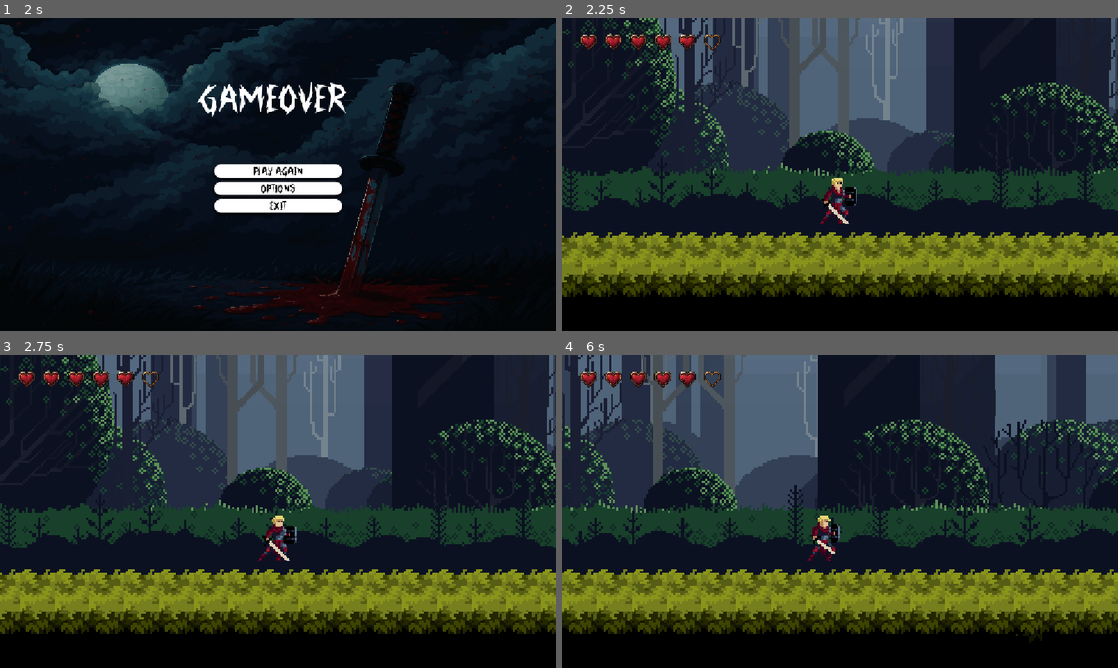
Above: before the commit, frames 1-4 (two rows, left to right).
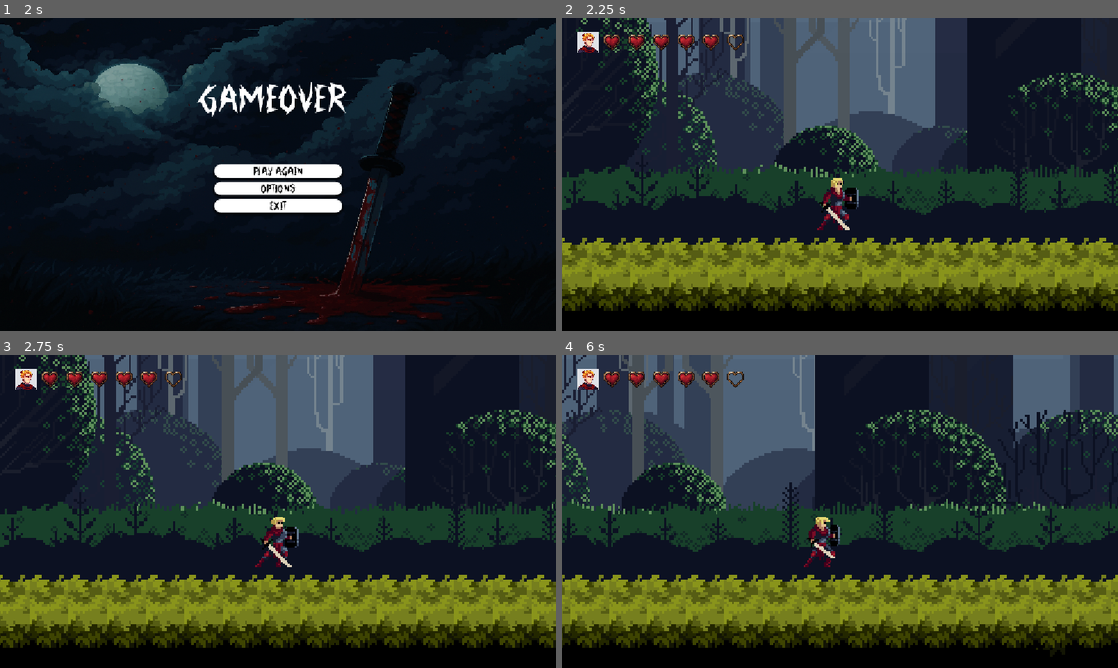
Above: after the commit, the same moments.

Repository: lmitsuol/UNISOULS
Game: Godot game, scene res://Menu/gameover.tscn
The game is run twice, just before and just after one commit, with the same random seed, the same clock (stepped at 60 frames per second) and the same inputs. This scene is started directly instead of the project's main scene.
Inputs:
- Up to frame 1 (2 s): click "Options" at 0.5 s; click "Back" at 1.25 s
- Up to frame 2 (2.25 s): click "Play Again" at 2 s
- Up to frame 3 (2.75 s): no input
- Up to frame 4 (6 s): hold Right (ui_right) 2.78-4.28 s; tap X (Atacar) every 0.75 s from 2.85 to 5.85 s; tap Up (ui_up) at 3.02, 3.77, 5.27 s; hold Left (ui_left) 4.28-5.03 s; hold Right (ui_right) from 5.03 s (still down)

Frame 1 is identical in both runs. In frame 2, 30% of the frame differs, in the area x 0-100%, y 0-94%; in frame 3, 30%; in frame 4, 33%, in the area x 0-100%, y 0-95%.

Commit message:
Add caveportal
adicionado um portal para atravessar da floresta para a caverna, outras leves mudanças foram feitas na cena da caverna.

Diff:
--- a/uni-souls-main/HUD/hud.tscn
+++ b/uni-souls-main/HUD/hud.tscn
@@ -1,22 +1,33 @@
-[gd_scene load_steps=4 format=3 uid="uid://dhwmgyg8qkbss"]
+[gd_scene load_steps=5 format=3 uid="uid://dhwmgyg8qkbss"]
 
 [ext_resource type="Texture2D" uid="uid://c01j2mlqrtco1" path="res://assets/HUD/heart-full.png" id="1_mi5n8"]
 [ext_resource type="Script" uid="uid://b8sacf0dq6y0g" path="res://HUD/hud.gd" id="1_yu8mg"]
 [ext_resource type="Texture2D" uid="uid://bl4ki8ooded1w" path="res://assets/HUD/heart-empty.png" id="2_yu8mg"]
+[ext_resource type="Texture2D" uid="uid://cvsmnd1pkeqrw" path="res://assets/HUD/aurion-portrait.png" id="4_jvmdh"]
 
 [node name="HUD" type="CanvasLayer"]
 script = ExtResource("1_yu8mg")
 
 [node name="HeartsFull" type="TextureRect" parent="."]
-offset_right = 5120.0
+offset_left = 47.999996
+offset_right = 5168.0
 offset_bottom = 1024.0
 scale = Vector2(0.05, 0.05)
 texture = ExtResource("1_mi5n8")
 stretch_mode = 1
 
 [node name="HeartsEmpty" type="TextureRect" parent="."]
-offset_right = 5120.0
+offset_left = 47.999996
+offset_right = 5168.0
 offset_bottom = 1024.0
 scale = Vector2(0.05, 0.05)
 texture = ExtResource("2_yu8mg")
 stretch_mode = 1
+
+[node name="TextureRect" type="TextureRect" parent="."]
+offset_left = 1.9999999
+offset_top = 2.9999998
+offset_right = 1502.0
+offset_bottom = 1503.0
+scale = Vector2(0.03, 0.03)
+texture = ExtResource("4_jvmdh")
--- a/uni-souls-main/HUD/lives_gui.gd
+++ /dev/null
@@ -1,4 +0,0 @@
-extends CanvasLayer
-
-func _process(delta: float) -> void:
-	$Label.text = "Lives: " + str(Global.player_lives)
--- a/uni-souls-main/HUD/lives_gui.tscn
+++ /dev/null
@@ -1,13 +0,0 @@
-[gd_scene load_steps=2 format=3 uid="uid://bm162q0x76dii"]
-
-[ext_resource type="Script" uid="uid://dnkxc2ymkjppu" path="res://HUD/lives_gui.gd" id="1_ffk1n"]
-
-[node name="Lives_GUI" type="CanvasLayer"]
-script = ExtResource("1_ffk1n")
-
-[node name="Label" type="Label" parent="."]
-offset_left = 15.0
-offset_top = 15.0
-offset_right = 59.0
-offset_bottom = 38.0
-text = "Lives: "
--- a/uni-souls-main/Menu/gameover.gd
+++ b/uni-souls-main/Menu/gameover.gd
@@ -12,6 +12,7 @@
 	options.visible = false
 
 func _on_playagain_pressed() -> void:
+	Global.player_lives = 5
 	get_tree().change_scene_to_file("res://scenes/game.tscn")
 
 func _on_options_pressed() -> void:
--- a/uni-souls-main/Menu/gameover.tscn
+++ b/uni-souls-main/Menu/gameover.tscn
@@ -11,7 +11,23 @@
 texture = ExtResource("2_r4hdr")
 modulate_color = Color(0.637843, 0.637843, 0.637843, 1)
 
-[sub_resource type="StyleBoxEmpty" id="StyleBoxEmpty_36pc6"]
+[sub_resource type="StyleBoxFlat" id="StyleBoxFlat_ymaco"]
+bg_color = Color(1, 1, 1, 1)
+corner_radius_top_left = 16
+corner_radius_top_right = 16
+corner_radius_bottom_right = 16
+corner_radius_bottom_left = 16
+shadow_size = 5
+shadow_offset = Vector2(0, 3.41)
+
+[sub_resource type="StyleBoxFlat" id="StyleBoxFlat_m3gxu"]
+bg_color = Color(0.0846899, 0.0846899, 0.0846899, 1)
+corner_radius_top_left = 16
+corner_radius_top_right = 16
+corner_radius_bottom_right = 16
+corner_radius_bottom_left = 16
+shadow_size = 5
+shadow_offset = Vector2(0, 3.41)
 
 [sub_resource type="StyleBoxFlat" id="StyleBoxFlat_r16jb"]
 bg_color = Color(0.362829, 0.36283, 0.362829, 1)
@@ -22,7 +38,18 @@
 shadow_size = 5
 shadow_offset = Vector2(0, 3.41)
 
-[sub_resource type="StyleBoxFlat" id="StyleBoxFlat_m3gxu"]
+[sub_resource type="StyleBoxEmpty" id="StyleBoxEmpty_36pc6"]
+
+[sub_resource type="StyleBoxFlat" id="StyleBoxFlat_0dclu"]
+bg_color = Color(1, 1, 1, 1)
+corner_radius_top_left = 16
+corner_radius_top_right = 16
+corner_radius_bottom_right = 16
+corner_radius_bottom_left = 16
+shadow_size = 5
+shadow_offset = Vector2(0, 3.41)
+
+[sub_resource type="StyleBoxFlat" id="StyleBoxFlat_11fm4"]
 bg_color = Color(0.0846899, 0.0846899, 0.0846899, 1)
 corner_radius_top_left = 16
 corner_radius_top_right = 16
@@ -30,17 +57,6 @@
 corner_radius_bottom_left = 16
 shadow_size = 5
 shadow_offset = Vector2(0, 3.41)
-
-[sub_resource type="StyleBoxFlat" id="StyleBoxFlat_ymaco"]
-bg_color = Color(1, 1, 1, 1)
-corner_radius_top_left = 16
-corner_radius_top_right = 16
-corner_radius_bottom_right = 16
-corner_radius_bottom_left = 16
-shadow_size = 5
-shadow_offset = Vector2(0, 3.41)
-
-[sub_resource type="StyleBoxEmpty" id="StyleBoxEmpty_4f0kn"]
 
 [sub_resource type="StyleBoxFlat" id="StyleBoxFlat_xvbhf"]
 bg_color = Color(0.362829, 0.36283, 0.362829, 1)
@@ -51,23 +67,7 @@
 shadow_size = 5
 shadow_offset = Vector2(0, 3.41)
 
-[sub_resource type="StyleBoxFlat" id="StyleBoxFlat_11fm4"]
-bg_color = Color(0.0846899, 0.0846899, 0.0846899, 1)
-corner_radius_top_left = 16
-corner_radius_top_right = 16
-corner_radius_bottom_right = 16
-corner_radius_bottom_left = 16
-shadow_size = 5
-shadow_offset = Vector2(0, 3.41)
-
-[sub_resource type="StyleBoxFlat" id="StyleBoxFlat_0dclu"]
-bg_color = Color(1, 1, 1, 1)
-corner_radius_top_left = 16
-corner_radius_top_right = 16
-corner_radius_bottom_right = 16
-corner_radius_bottom_left = 16
-shadow_size = 5
-shadow_offset = Vector2(0, 3.41)
+[sub_resource type="StyleBoxEmpty" id="StyleBoxEmpty_4f0kn"]
 
 [sub_resource type="StyleBoxLine" id="StyleBoxLine_k125p"]
 color = Color(1, 1, 1, 1)
@@ -114,46 +114,46 @@
 [node name="Button" type="Button" parent="MainButtons"]
 layout_mode = 2
 size_flags_vertical = 3
-theme_override_colors/font_hover_color = Color(0, 0, 0, 1)
-theme_override_colors/font_color = Color(0, 0, 0, 1)
-theme_override_colors/font_focus_color = Color(0, 0, 0, 1)
-theme_override_colors/font_pressed_color = Color(0, 0, 0, 1)
-theme_override_fonts/font = ExtResource("2_283ng")
-theme_override_font_sizes/font_size = 24
+theme_override_colors/font_color = Color(0, 0, 0, 1)
+theme_override_colors/font_focus_color = Color(0, 0, 0, 1)
+theme_override_colors/font_pressed_color = Color(0, 0, 0, 1)
+theme_override_colors/font_hover_color = Color(0, 0, 0, 1)
+theme_override_fonts/font = ExtResource("2_283ng")
+theme_override_font_sizes/font_size = 24
+theme_override_styles/normal = SubResource("StyleBoxFlat_ymaco")
+theme_override_styles/pressed = SubResource("StyleBoxFlat_m3gxu")
+theme_override_styles/hover = SubResource("StyleBoxFlat_r16jb")
 theme_override_styles/focus = SubResource("StyleBoxEmpty_36pc6")
+text = "Play Again"
+
+[node name="Button2" type="Button" parent="MainButtons"]
+layout_mode = 2
+size_flags_vertical = 3
+theme_override_colors/font_color = Color(0, 0, 0, 1)
+theme_override_colors/font_focus_color = Color(0, 0, 0, 1)
+theme_override_colors/font_pressed_color = Color(0, 0, 0, 1)
+theme_override_colors/font_hover_color = Color(0, 0, 0, 1)
+theme_override_fonts/font = ExtResource("2_283ng")
+theme_override_font_sizes/font_size = 24
+theme_override_styles/normal = SubResource("StyleBoxFlat_ymaco")
+theme_override_styles/pressed = SubResource("StyleBoxFlat_m3gxu")
 theme_override_styles/hover = SubResource("StyleBoxFlat_r16jb")
+theme_override_styles/focus = SubResource("StyleBoxEmpty_36pc6")
+text = "Options"
+
+[node name="Button3" type="Button" parent="MainButtons"]
+layout_mode = 2
+size_flags_vertical = 3
+theme_override_colors/font_color = Color(0, 0, 0, 1)
+theme_override_colors/font_focus_color = Color(0, 0, 0, 1)
+theme_override_colors/font_pressed_color = Color(0, 0, 0, 1)
+theme_override_colors/font_hover_color = Color(0, 0, 0, 1)
+theme_override_fonts/font = ExtResource("2_283ng")
+theme_override_font_sizes/font_size = 24
+theme_override_styles/normal = SubResource("StyleBoxFlat_ymaco")
 theme_override_styles/pressed = SubResource("StyleBoxFlat_m3gxu")
-theme_override_styles/normal = SubResource("StyleBoxFlat_ymaco")
-text = "Play Again"
-
-[node name="Button2" type="Button" parent="MainButtons"]
-layout_mode = 2
-size_flags_vertical = 3
-theme_override_colors/font_hover_color = Color(0, 0, 0, 1)
-theme_override_colors/font_color = Color(0, 0, 0, 1)
-theme_override_colors/font_focus_color = Color(0, 0, 0, 1)
-theme_override_colors/font_pressed_color = Color(0, 0, 0, 1)
-theme_override_fonts/font = ExtResource("2_283ng")
-theme_override_font_sizes/font_size = 24
+theme_override_styles/hover = SubResource("StyleBoxFlat_r16jb")
 theme_override_styles/focus = SubResource("StyleBoxEmpty_36pc6")
-theme_override_styles/hover = SubResource("StyleBoxFlat_r16jb")
-theme_override_styles/pressed = SubResource("StyleBoxFlat_m3gxu")
-theme_override_styles/normal = SubResource("StyleBoxFlat_ymaco")
-text = "Options"
-
-[node name="Button3" type="Button" parent="MainButtons"]
-layout_mode = 2
-size_flags_vertical = 3
-theme_override_colors/font_hover_color = Color(0, 0, 0, 1)
-theme_override_colors/font_color = Color(0, 0, 0, 1)
-theme_override_colors/font_focus_color = Color(0, 0, 0, 1)
-theme_override_colors/font_pressed_color = Color(0, 0, 0, 1)
-theme_override_fonts/font = ExtResource("2_283ng")
-theme_override_font_sizes/font_size = 24
-theme_override_styles/focus = SubResource("StyleBoxEmpty_36pc6")
-theme_override_styles/hover = SubResource("StyleBoxFlat_r16jb")
-theme_override_styles/pressed = SubResource("StyleBoxFlat_m3gxu")
-theme_override_styles/normal = SubResource("StyleBoxFlat_ymaco")
 text = "Exit"
 
 [node name="Label" type="Label" parent="."]
@@ -223,16 +223,16 @@
 offset_right = 303.5
 offset_bottom = 212.0
 size_flags_vertical = 3
-theme_override_colors/font_hover_color = Color(0, 0, 0, 1)
-theme_override_colors/font_color = Color(0, 0, 0, 1)
-theme_override_colors/font_focus_color = Color(0, 0, 0, 1)
-theme_override_colors/font_pressed_color = Color(0, 0, 0, 1)
-theme_override_fonts/font = ExtResource("2_283ng")
-theme_override_font_sizes/font_size = 24
+theme_override_colors/font_color = Color(0, 0, 0, 1)
+theme_override_colors/font_focus_color = Color(0, 0, 0, 1)
+theme_override_colors/font_pressed_color = Color(0, 0, 0, 1)
+theme_override_colors/font_hover_color = Color(0, 0, 0, 1)
+theme_override_fonts/font = ExtResource("2_283ng")
+theme_override_font_sizes/font_size = 24
+theme_override_styles/normal = SubResource("StyleBoxFlat_0dclu")
+theme_override_styles/pressed = SubResource("StyleBoxFlat_11fm4")
+theme_override_styles/hover = SubResource("StyleBoxFlat_xvbhf")
 theme_override_styles/focus = SubResource("StyleBoxEmpty_4f0kn")
-theme_override_styles/hover = SubResource("StyleBoxFlat_xvbhf")
-theme_override_styles/pressed = SubResource("StyleBoxFlat_11fm4")
-theme_override_styles/normal = SubResource("StyleBoxFlat_0dclu")
 text = "Back"
 
 [node name="VBoxContainer" type="VBoxContainer" parent="Options"]
--- a/uni-souls-main/Player/player.tscn
+++ b/uni-souls-main/Player/player.tscn
@@ -512,7 +512,7 @@
 
 [node name="Camera2D" type="Camera2D" parent="AnimatedSprite2D"]
 position = Vector2(4, -20)
-zoom = Vector2(4.5, 4.5)
+zoom = Vector2(5, 5)
 
 [node name="CollisionShape2D" type="CollisionShape2D" parent="."]
 position = Vector2(-1, -48)
--- a/uni-souls-main/caverna.tscn
+++ b/uni-souls-main/Scenes/cave.tscn
@@ -1,10 +1,13 @@
-[gd_scene load_steps=5 format=3 uid="uid://bytn08t4h0tr3"]
-
-[ext_resource type="Texture2D" uid="uid://3nebr6m235v2" path="res://assets/Final/Tiles.png" id="1_vquq6"]
-[ext_resource type="PackedScene" uid="uid://cgy672fe8b3n3" path="res://Player/player.tscn" id="2_incdu"]
+[gd_scene load_steps=8 format=3 uid="uid://bytn08t4h0tr3"]
+
+[ext_resource type="Texture2D" uid="uid://3nebr6m235v2" path="res://assets/Final/Tiles.png" id="1_02alt"]
+[ext_resource type="PackedScene" uid="uid://cgy672fe8b3n3" path="res://Player/player.tscn" id="2_3usej"]
+[ext_resource type="PackedScene" uid="uid://dhwmgyg8qkbss" path="res://HUD/hud.tscn" id="3_yfbkh"]
+[ext_resource type="PackedScene" uid="uid://dt8o0aa1jrcv1" path="res://Menu/pause_menu.tscn" id="4_g4geh"]
+[ext_resource type="PackedScene" uid="uid://bbs6yk65l2l6g" path="res://Enemies/enemy_wolf.tscn" id="5_g4geh"]
 
 [sub_resource type="TileSetAtlasSource" id="TileSetAtlasSource_incdu"]
-texture = ExtResource("1_vquq6")
+texture = ExtResource("1_02alt")
 2:1/0 = 0
 3:1/0 = 0
 4:1/0 = 0
@@ -391,12 +394,36 @@
 physics_layer_0/collision_layer = 1
 sources/0 = SubResource("TileSetAtlasSource_incdu")
 
-[node name="Caverna" type="Node2D"]
+[node name="Cave" type="Node2D"]
 
 [node name="TileMap" type="TileMap" parent="."]
 tile_set = SubResource("TileSet_sq6o7")
 format = 2
 layer_0/tile_data = PackedInt32Array(524280, 196608, 2, 524281, 196608, 2, 524282, 196608, 2, 524283, 196608, 2, 524284 …(21607 unchanged characters)…
 
-[node name="Player" parent="." instance=ExtResource("2_incdu")]
+[node name="Player" parent="." instance=ExtResource("2_3usej")]
 position = Vector2(1, 109)
+
+[node name="ColorRect" type="ColorRect" parent="."]
+show_behind_parent = true
+offset_left = -294.0
+offset_top = -1404.0
+offset_right = 2003.0
+offset_bottom = 383.0
+color = Color(0.12955844, 0.12955847, 0.12955844, 1)
+
+[node name="HUD" parent="." instance=ExtResource("3_yfbkh")]
+offset = Vector2(30, 25)
+transform = Transform2D(1, 0, 0, 1, 30, 25)
+
+[node name="Pause_menu" type="CanvasLayer" parent="."]
+
+[node name="Pause_menu" parent="Pause_menu" instance=ExtResource("4_g4geh")]
+offset_left = 6.0
+offset_right = 6.0
+
+[node name="Enemy-Wolf" parent="." instance=ExtResource("5_g4geh")]
+position = Vector2(1046, 20)
+
+[node name="Enemy-Wolf2" parent="." instance=ExtResource("5_g4geh")]
+position = Vector2(1656, -157)
--- /dev/null
+++ b/uni-souls-main/Scenes/caveportal.gd
@@ -0,0 +1,18 @@
+extends Area2D
+
+const PROXIMA_CENA = "res://scenes/cave.tscn"
+
+func _ready():
+	# Conecta o sinal body_entered para saber quando um corpo (o Player) entra
+	body_entered.connect(_on_body_entered)
+
+func _on_body_entered(body: Node2D):
+	# 1. Verifica se o corpo que entrou é o Player.
+	#    (Assumindo que o Player está no grupo "Player")
+	if body.is_in_group("Player"):
+		mudar_cena()
+
+func mudar_cena():
+	# A função que realmente carrega a nova cena
+	print("Entrando na caverna...")
+	get_tree().change_scene_to_file(PROXIMA_CENA)
--- a/uni-souls-main/main_menu.tscn
+++ /dev/null
@@ -1,258 +0,0 @@
-[gd_scene load_steps=14 format=3 uid="uid://di5av0dksnyli"]
-
-[ext_resource type="Script" path="res://main_menu.gd" id="1_fu7sn"]
-[ext_resource type="Texture2D" uid="uid://dj7yxe6ixs78a" path="res://assets/Final/Background_0.png" id="2_jix8l"]
-[ext_resource type="FontFile" uid="uid://cu1cumga6pjeb" path="res://Fonts/Broken Up.ttf" id="3_glbon"]
-[ext_resource type="AudioStream" path="res://Musica/Música para Unisouls.mp3" id="4_jix8l"]
-[ext_resource type="Script" path="res://audio_control.gd" id="5_glbon"]
-[ext_resource type="Script" path="res://fullscreen_control.gd" id="6_nlkkf"]
-
-[sub_resource type="StyleBoxTexture" id="StyleBoxTexture_nlkkf"]
-texture = ExtResource("2_jix8l")
-modulate_color = Color(0.6378432, 0.6378432, 0.63784313, 1)
-
-[sub_resource type="StyleBoxFlat" id="StyleBoxFlat_qe12f"]
-bg_color = Color(1, 1, 1, 1)
-corner_radius_top_left = 16
-corner_radius_top_right = 16
-corner_radius_bottom_right = 16
-corner_radius_bottom_left = 16
-shadow_size = 5
-shadow_offset = Vector2(0, 3.41)
-
-[sub_resource type="StyleBoxFlat" id="StyleBoxFlat_8qtwp"]
-bg_color = Color(0.08468992, 0.08468992, 0.08468992, 1)
-corner_radius_top_left = 16
-corner_radius_top_right = 16
-corner_radius_bottom_right = 16
-corner_radius_bottom_left = 16
-shadow_size = 5
-shadow_offset = Vector2(0, 3.41)
-
-[sub_resource type="StyleBoxFlat" id="StyleBoxFlat_dy7ct"]
-bg_color = Color(0.3628292, 0.36282957, 0.36282933, 1)
-corner_radius_top_left = 16
-corner_radius_top_right = 16
-corner_radius_bottom_right = 16
-corner_radius_bottom_left = 16
-shadow_size = 5
-shadow_offset = Vector2(0, 3.41)
-
-[sub_resource type="StyleBoxEmpty" id="StyleBoxEmpty_0o4t1"]
-
-[sub_resource type="StyleBoxLine" id="StyleBoxLine_jix8l"]
-color = Color(1, 1, 1, 1)
-thickness = 8
-
-[sub_resource type="StyleBoxLine" id="StyleBoxLine_glbon"]
-color = Color(0.2933334, 0.50632656, 1, 1)
-thickness = 8
-
-[node name="MainMenu" type="Control"]
-layout_mode = 3
-anchors_preset = 15
-anchor_right = 1.0
-anchor_bottom = 1.0
-grow_horizontal = 2
-grow_vertical = 2
-script = ExtResource("1_fu7sn")
-
-[node name="Background" type="Panel" parent="."]
-layout_mode = 1
-anchors_preset = 15
-anchor_right = 1.0
-anchor_bottom = 1.0
-grow_horizontal = 2
-grow_vertical = 2
-theme_override_styles/panel = SubResource("StyleBoxTexture_nlkkf")
-
-[node name="MainButtons" type="VBoxContainer" parent="."]
-visible = false
-layout_mode = 1
-anchors_preset = 8
-anchor_left = 0.5
-anchor_top = 0.5
-anchor_right = 0.5
-anchor_bottom = 0.5
-offset_left = -132.5
-offset_top = -21.0
-offset_right = 132.5
-offset_bottom = 79.0
-grow_horizontal = 2
-grow_vertical = 2
-theme_override_constants/separation = 8
-
-[node name="Button" type="Button" parent="MainButtons"]
-layout_mode = 2
-size_flags_vertical = 3
-theme_override_colors/font_color = Color(0, 0, 0, 1)
-theme_override_colors/font_focus_color = Color(0, 0, 0, 1)
-theme_override_colors/font_pressed_color = Color(0, 0, 0, 1)
-theme_override_colors/font_hover_color = Color(0, 0, 0, 1)
-theme_override_fonts/font = ExtResource("3_glbon")
-theme_override_font_sizes/font_size = 24
-theme_override_styles/normal = SubResource("StyleBoxFlat_qe12f")
-theme_override_styles/pressed = SubResource("StyleBoxFlat_8qtwp")
-theme_override_styles/hover = SubResource("StyleBoxFlat_dy7ct")
-theme_override_styles/focus = SubResource("StyleBoxEmpty_0o4t1")
-text = "Start Game"
-
-[node name="Button2" type="Button" parent="MainButtons"]
-layout_mode = 2
-size_flags_vertical = 3
-theme_override_colors/font_color = Color(0, 0, 0, 1)
-theme_override_colors/font_focus_color = Color(0, 0, 0, 1)
-theme_override_colors/font_pressed_color = Color(0, 0, 0, 1)
-theme_override_colors/font_hover_color = Color(0, 0, 0, 1)
-theme_override_fonts/font = ExtResource("3_glbon")
-theme_override_font_sizes/font_size = 24
-theme_override_styles/normal = SubResource("StyleBoxFlat_qe12f")
-theme_override_styles/pressed = SubResource("StyleBoxFlat_8qtwp")
-theme_override_styles/hover = SubResource("StyleBoxFlat_dy7ct")
-theme_override_styles/focus = SubResource("StyleBoxEmpty_0o4t1")
-text = "Options"
-
-[node name="Button3" type="Button" parent="MainButtons"]
-layout_mode = 2
-size_flags_vertical = 3
-theme_override_colors/font_color = Color(0, 0, 0, 1)
-theme_override_colors/font_focus_color = Color(0, 0, 0, 1)
-theme_override_colors/font_pressed_color = Color(0, 0, 0, 1)
-theme_override_colors/font_hover_color = Color(0, 0, 0, 1)
-theme_override_fonts/font = ExtResource("3_glbon")
-theme_override_font_sizes/font_size = 24
-theme_override_styles/normal = SubResource("StyleBoxFlat_qe12f")
-theme_override_styles/pressed = SubResource("StyleBoxFlat_8qtwp")
-theme_override_styles/hover = SubResource("StyleBoxFlat_dy7ct")
-theme_override_styles/focus = SubResource("StyleBoxEmpty_0o4t1")
-text = "Exit"
-
-[node name="Label" type="Label" parent="."]
-layout_mode = 1
-anchors_preset = 8
-anchor_left = 0.5
-anchor_top = 0.5
-anchor_right = 0.5
-anchor_bottom = 0.5
-offset_left = -137.5
-offset_top = -196.0
-offset_right = 137.5
-offset_bottom = -116.0
-grow_horizontal = 2
-grow_vertical = 2
-theme_override_colors/font_shadow_color = Color(0, 0, 0, 0)
-theme_override_constants/shadow_offset_y = 10
-theme_override_fonts/font = ExtResource("3_glbon")
-theme_override_font_sizes/font_size = 78
-text = "UniSouls"
-horizontal_alignment = 1
-vertical_alignment = 1
-
-[node name="AudioStreamPlayer" type="AudioStreamPlayer" parent="."]
-stream = ExtResource("4_jix8l")
-autoplay = true
-bus = &"Music"
-
-[node name="Options" type="Panel" parent="."]
-layout_mode = 1
-anchors_preset = 8
-anchor_left = 0.5
-anchor_top = 0.5
-anchor_right = 0.5
-anchor_bottom = 0.5
-offset_left = -171.5
-offset_top = -99.0
-offset_right = 171.5
-offset_bottom = 123.0
-grow_horizontal = 2
-grow_vertical = 2
-
-[node name="Label" type="Label" parent="Options"]
-layout_mode = 1
-anchors_preset = 8
-anchor_left = 0.5
-anchor_top = 0.5
-anchor_right = 0.5
-anchor_bottom = 0.5
-offset_left = -167.0
-offset_top = -109.0
-offset_right = 167.0
-offset_bottom = -36.0
-grow_horizontal = 2
-grow_vertical = 2
-theme_override_fonts/font = ExtResource("3_glbon")
-theme_override_font_sizes/font_size = 32
-text = "Options"
-horizontal_alignment = 1
-vertical_alignment = 1
-
-[node name="Back" type="Button" parent="Options"]
-layout_mode = 0
-offset_left = 38.5
-offset_top = 184.0
-offset_right = 303.5
-offset_bottom = 212.0
-size_flags_vertical = 3
-theme_override_colors/font_color = Color(0, 0, 0, 1)
-theme_override_colors/font_focus_color = Color(0, 0, 0, 1)
-theme_override_colors/font_pressed_color = Color(0, 0, 0, 1)
-theme_override_colors/font_hover_color = Color(0, 0, 0, 1)
-theme_override_fonts/font = ExtResource("3_glbon")
-theme_override_font_sizes/font_size = 24
-theme_override_styles/normal = SubResource("StyleBoxFlat_qe12f")
-theme_override_styles/pressed = SubResource("StyleBoxFlat_8qtwp")
-theme_override_styles/hover = SubResource("StyleBoxFlat_dy7ct")
-theme_override_styles/focus = SubResource("StyleBoxEmpty_0o4t1")
-text = "Back"
-
-[node name="VBoxContainer" type="VBoxContainer" parent="Options"]
-layout_mode = 1
-anchors_preset = 8
-anchor_left = 0.5
-anchor_top = 0.5
-anchor_right = 0.5
-anchor_bottom = 0.5
-offset_left = -151.0
-offset_top = -33.0
-offset_right = 167.0
-offset_bottom = 33.0
-grow_horizontal = 2
-grow_vertical = 2
-theme_override_constants/separation = 12
-
-[node name="HBoxContainer" type="HBoxContainer" parent="Options/VBoxContainer"]
-layout_mode = 2
-theme_override_constants/separation = 15
-
-[node name="Label" type="Label" parent="Options/VBoxContainer/HBoxContainer"]
-layout_mode = 2
-theme_override_fonts/font = ExtResource("3_glbon")
-theme_override_font_sizes/font_size = 20
-text = "Music Volume"
-
-[node name="AudioControl" type="HSlider" parent="Options/VBoxContainer/HBoxContainer"]
-layout_mode = 2
-size_flags_horizontal = 3
-size_flags_vertical = 4
-theme_override_styles/slider = SubResource("StyleBoxLine_jix8l")
-theme_override_styles/grabber_area = SubResource("StyleBoxLine_glbon")
-theme_override_styles/grabber_area_highlight = SubResource("StyleBoxLine_glbon")
-max_value = 1.0
-step = 0.05
-value = 1.0
-script = ExtResource("5_glbon")
-audio_bus_name = "Music"
-
-[node name="FullscreenControl" type="CheckButton" parent="Options/VBoxContainer"]
-layout_mode = 2
-theme_override_fonts/font = ExtResource("3_glbon")
-theme_override_font_sizes/font_size = 19
-text = "Fullscreen"
-script = ExtResource("6_nlkkf")
-
-[connection signal="pressed" from="MainButtons/Button" to="." method="_on_start_pressed"]
-[connection signal="pressed" from="MainButtons/Button2" to="." method="_on_options_pressed"]
-[connection signal="pressed" from="MainButtons/Button3" to="." method="_on_exit_pressed"]
-[connection signal="pressed" from="Options/Back" to="." method="_on_back_options_pressed"]
-[connection signal="value_changed" from="Options/VBoxContainer/HBoxContainer/AudioControl" to="Options/VBoxContainer/HBoxContainer/AudioControl" method="_on_value_changed"]
-[connection signal="toggled" from="Options/VBoxContainer/FullscreenControl" to="Options/VBoxContainer/FullscreenControl" method="_on_toggled"]
--- a/uni-souls-main/scenes/game.tscn
+++ b/uni-souls-main/scenes/game.tscn
@@ -16,6 +16,7 @@
 [ext_resource type="PackedScene" uid="uid://dol8vtl73d4fx" path="res://Scenes/parallax_floresta.tscn" id="14_trtic"]
 [ext_resource type="PackedScene" uid="uid://bhidh1cac4oju" path="res://Enemies/enemy_bat.tscn" id="15_nnt18"]
 [ext_resource type="PackedScene" uid="uid://bbs6yk65l2l6g" path="res://Enemies/enemy_wolf.tscn" id="16_ewbju"]
+[ext_resource type="Script" uid="uid://bmw624fp331kg" path="res://Scenes/caveportal.gd" id="17_ewbju"]
 
 [sub_resource type="TileSetAtlasSource" id="TileSetAtlasSource_lnu2h"]
 texture = ExtResource("2_yqjtg")
@@ -3710,6 +3711,9 @@
 [sub_resource type="RectangleShape2D" id="RectangleShape2D_rku1e"]
 size = Vector2(4869, 39)
 
+[sub_resource type="RectangleShape2D" id="RectangleShape2D_nnt18"]
+size = Vector2(22, 153)
+
 [node name="Game" type="Node2D"]
 script = ExtResource("1_o5yvi")
 
@@ -3752,4 +3756,11 @@
 [node name="Enemy-Wolf" parent="." instance=ExtResource("16_ewbju")]
 position = Vector2(162, 169)
 
+[node name="CavePortal" type="Area2D" parent="."]
+script = ExtResource("17_ewbju")
+
+[node name="CollisionShape2D" type="CollisionShape2D" parent="CavePortal"]
+position = Vector2(2936, 12.5)
+shape = SubResource("RectangleShape2D_nnt18")
+
 [connection signal="body_entered" from="Interact" to="." method="_on_interact_body_entered"]
Not shown, removed: uni-souls-main/HUD/lives_gui.gd.uid
Not shown, added: uni-souls-main/Scenes/caveportal.gd.uid
Renamed: uni-souls-main/Player/cidade.tscn -> uni-souls-main/Scenes/cidade.tscn
Not shown: 1 places in uni-souls-main/scenes/game.tscn that only renumber resources
